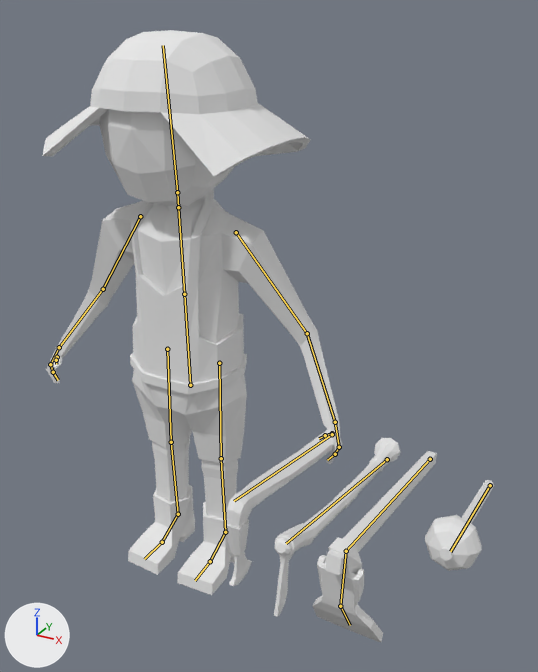
One commit to the Blender file Map/Assets/Models/Sumerians/Summerian_Civil_Pick/Summerian_Civil_Pick.blend: the scene before it, then after it.
The view is the same before and after, from a 50 mm lens placed at (1.49, -2.08, 2.09), pointed at (0.41, -0.12, 1.11). The axes (+X, +Y, +Z) are drawn at lower left. The lights are the same throughout. The bones that bend it are drawn over the model as lines.

In view in the first picture: 'Summerian Civil'.
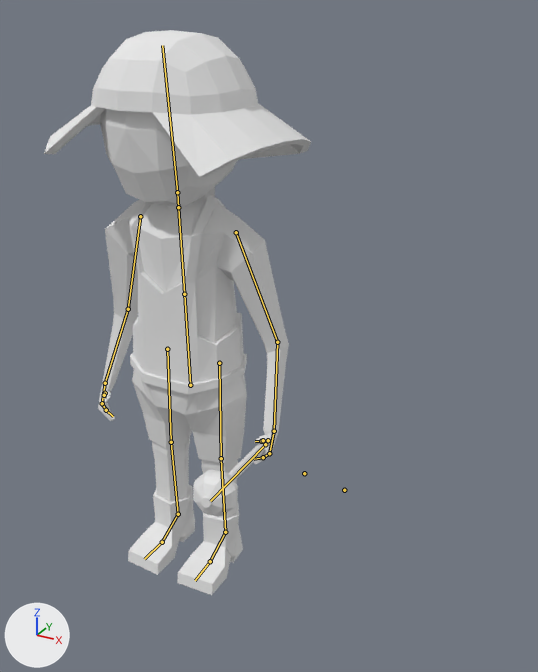
The newer file adds an action. The first version stands in its rest pose; the second is drawn at frame 30 of the action 'Summerian_Civil_Pick_Idle'.

What the commit changed:
Bone 'cabeza' (bone_cabeza) turns from (0, 0, 0) to (0, -6, 0) degrees about its own x, y and z.
Bone 'brazo_L' (bone_brazo_l) turns from (0, 0, 0) to (-18, -1, 4) degrees about its own x, y and z.
Bone 'antebrazo_L' (bone_antebrazo_l) turns from (0, 0, 0) to (-7, -3, -3) degrees about its own x, y and z.
Bone 'Hacha' (bone_hacha) moves from (0.0, 0.0, 0.0) to (-0.03, 0.03, 0.08).
Bone 'Hacha' (bone_hacha) is rescaled from (1.0, 1.0, 1.0) to (0.0, 0.0, 0.0).
Bone 'Pick' (bone_pick) is rescaled from (1.0, 1.0, 1.0) to (0.0, 0.0, 0.0).
Bone 'Rack' (bone_rack) is rescaled from (1.0, 1.0, 1.0) to (0.0, 0.0, 0.0).
Bone 'Martillo' (bone_martillo) moves from (0.0, 0.0, 0.0) to (-3.78, 0.29, -0.15).
Bone 'brazo_R' (bone_brazo_r) turns from (0, 0, 0) to (-18, 0, -3) degrees about its own x, y and z.
Bone 'antebrazo_R' (bone_antebrazo_r) turns from (0, 0, 0) to (-4, 1, 1) degrees about its own x, y and z.

Boxes [x1, y1, x2, y2] around the edits, measured in the pictures (538 x 672 px):
'Summerian Civil', posed: before [42, 30, 494, 642]; after [44, 30, 311, 595]
bone 'cabeza', root to tip: before (177, 192) to (163, 45); after (177, 192) to (162, 45)
bone 'brazo_L', root to tip: before (236, 232) to (307, 333); after (236, 232) to (277, 342)
bone 'antebrazo_L', root to tip: before (307, 333) to (335, 422); after (277, 342) to (274, 431)
bone 'Hacha', root to tip: before (332, 434) to (234, 501); after (263, 440) to (263, 440)
bone 'Pick', root to tip: before (387, 459) to (286, 543); after (304, 473) to (304, 473)
bone 'Rack', root to tip: before (430, 459) to (346, 551); after (344, 490) to (344, 490)
bone 'Martillo', root to tip: before (490, 485) to (450, 551); after (265, 444) to (210, 501)
bone 'brazo_R', root to tip: before (140, 216) to (103, 289); after (140, 216) to (128, 309)
bone 'antebrazo_R', root to tip: before (103, 289) to (59, 347); after (128, 309) to (105, 383)
